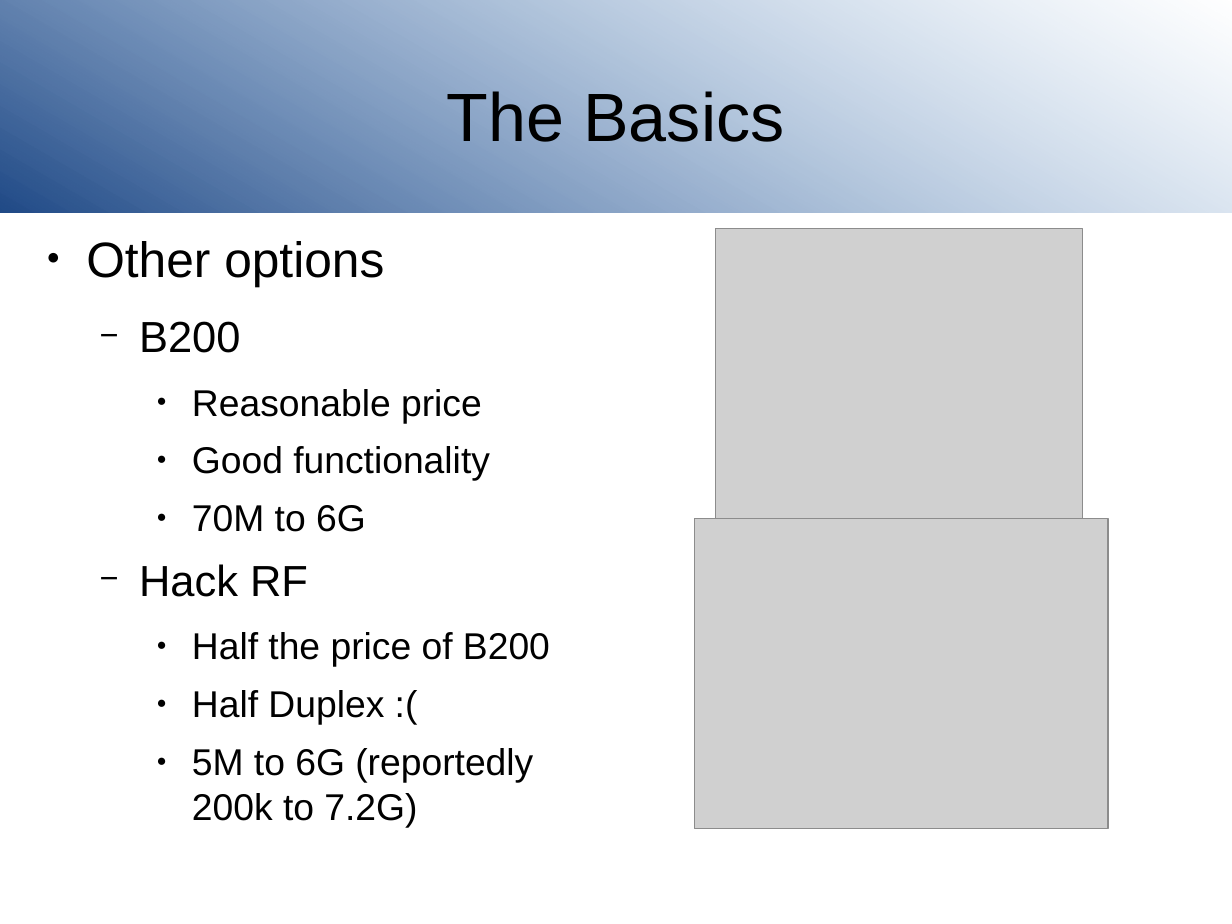
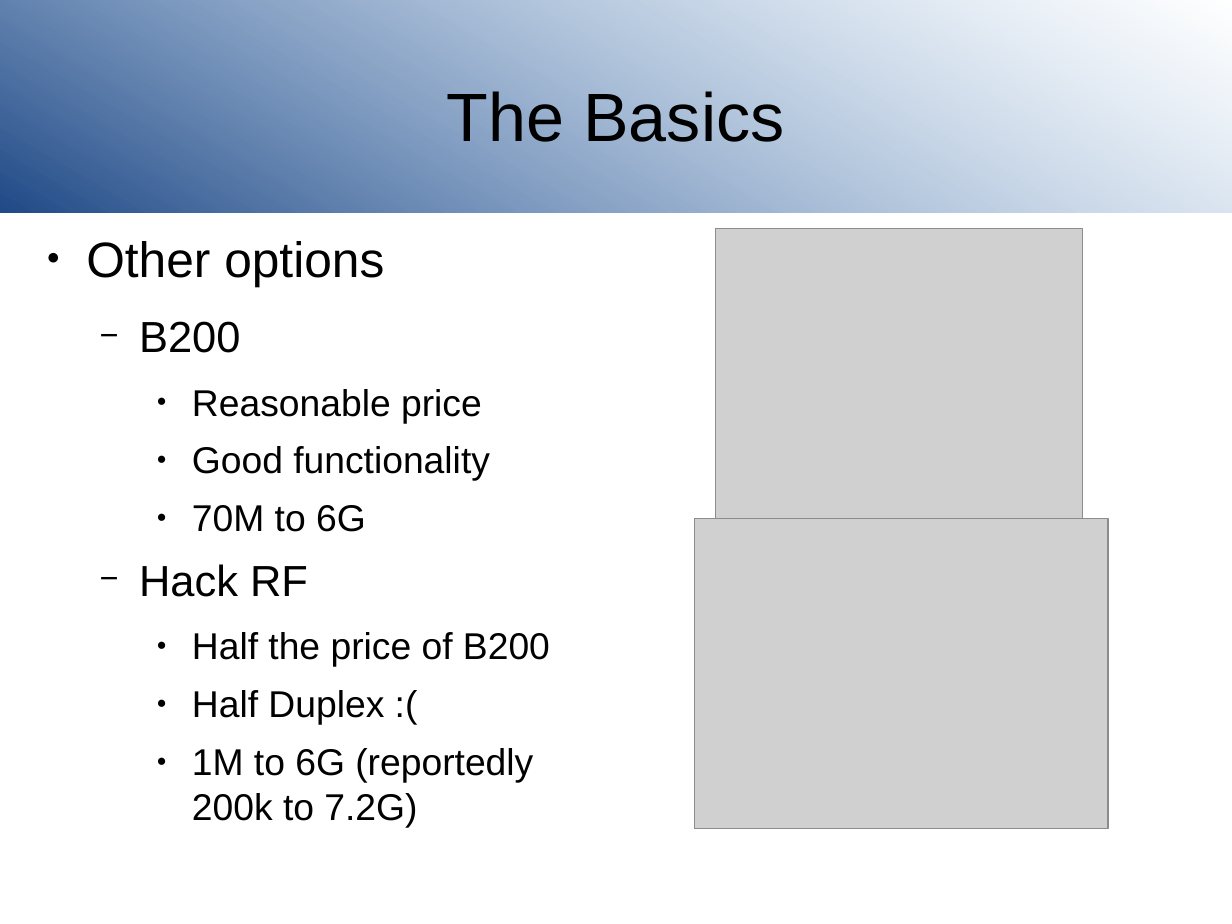
Before and after one commit to joeblankenship1/SDR, a slide deck: slide 9 of SDRclassPresentation.odp. Drawn at 1232x924 pixels with LibreOffice and Linux fonts; fonts in the diff are those of the drawing; grey boxes stand for pictures; background and template pictures are left out. Boxes give left, top, right and bottom in pixels: in the first picture for what was removed or moved away, otherwise in the second. Text is boxed around its words. In the diff, an @@ line names an element or a change of style, - is before the commit and + after.

Commit message:
updated slides, re-run GNURadio graphs

```diff
--- a/SDRclassPresentation.odp
+++ b/SDRclassPresentation.odp
@@ text at (192,748,533,827): text changed @@
-    ● 5M to 6G (reportedly 200k to 7.2G)
+    ● 1M to 6G (reportedly 200k to 7.2G)
```
Also in this commit, not shown: 7 other files.
